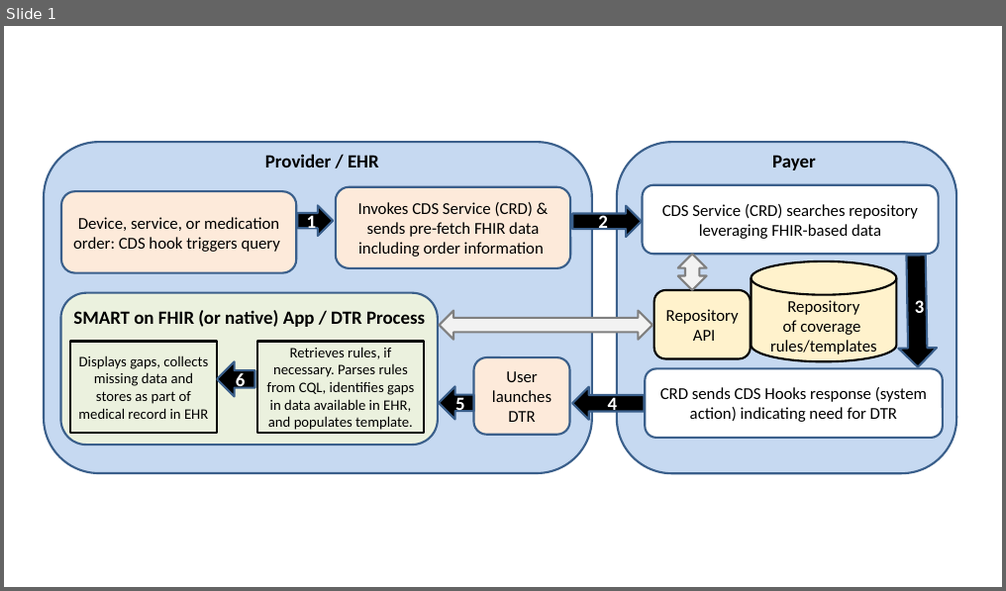
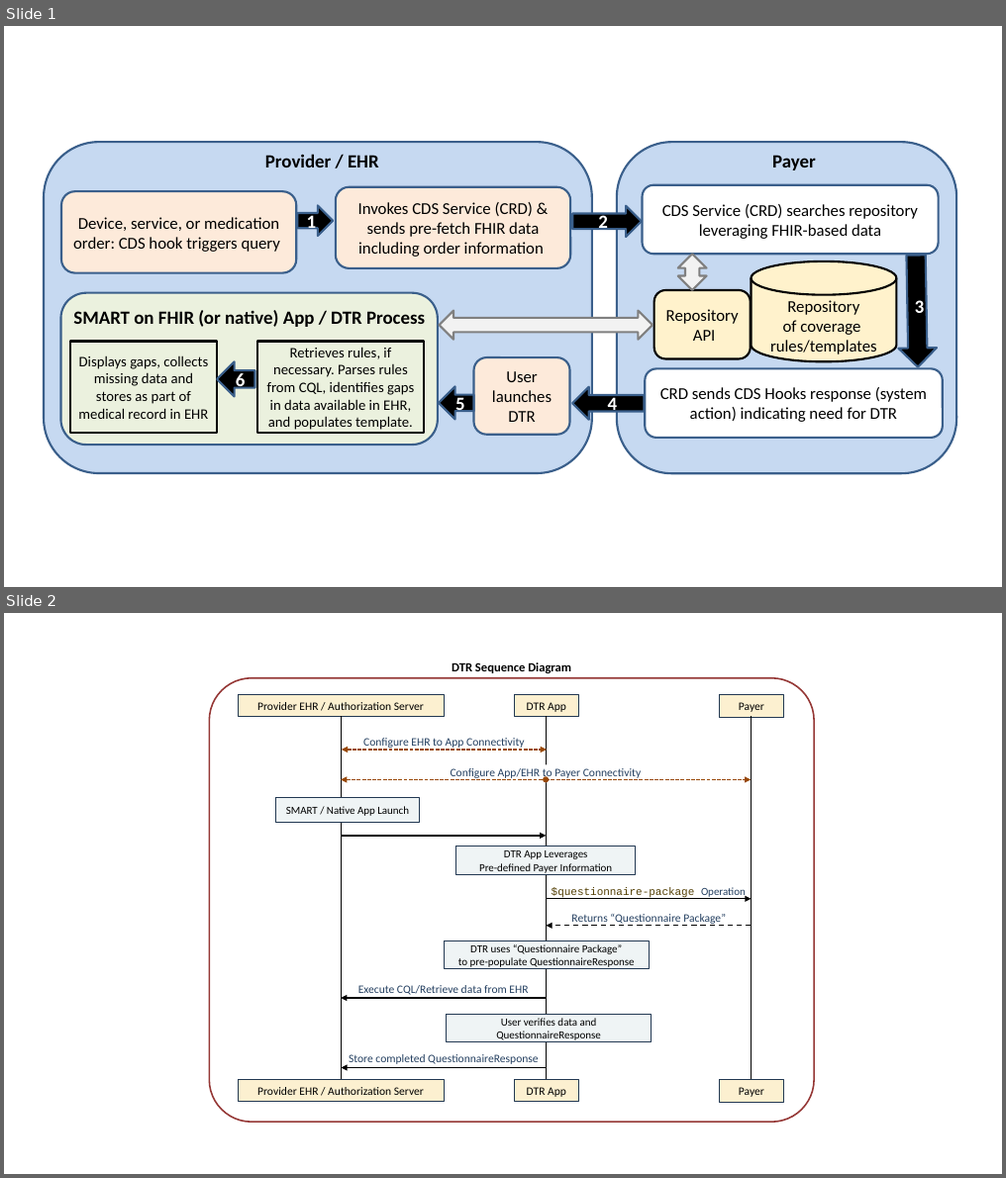
Before and after one commit to HL7/davinci-dtr, a slide deck: input/images-source/CRD_DTR_Flow.pptx. Shown one above the other, each under a label of ours: slide 1 before the commit, slides 1 and 2 after it. The pictures are 1006x591 and 1006x1178 pixels, drawn with LibreOffice and Linux fonts; fonts in the diff are those of the drawing. Boxes give left, top, right and bottom in pixels: in the first picture for what was removed or moved away, otherwise in the second. Text is boxed around its words. In the diff, an @@ line names an element or a change of style, - is before the commit and + after.

```diff
--- a/input/images-source/CRD_DTR_Flow.pptx
+++ b/input/images-source/CRD_DTR_Flow.pptx
@@ slide 2 added at box(4, 613, 1002, 1174), background #FFFFFF @@
@@ text added at box(451, 663, 571, 673), 12 pt, text #000000, bold @@
+DTR Sequence Diagram
@@ rounded rectangle added at box(209, 678, 814, 1122), outline #953735 1.5 pt @@
@@ rectangle added at box(239, 694, 445, 717), fill #FCF0D0, outline #233953 1 pt, 11 pt, text #000000 @@
+Provider EHR / Authorization Server
@@ rectangle added at box(515, 694, 579, 717), fill #FCF0D0, outline #233953 1 pt, 11 pt, text #000000 @@
+DTR App
@@ rectangle added at box(720, 694, 784, 717), fill #FCF0D0, outline #233953 1 pt, 11 pt, text #000000 @@
+Payer
@@ line added from (341, 716) to (341, 1081), #000000 1.25 pt @@
@@ line added from (546, 716) to (546, 1081), #000000 1.25 pt @@
@@ line added from (751, 716) to (751, 1081), #000000 1.25 pt @@
@@ double arrow added from (342, 750) to (547, 750), #984807 1.25 pt dashed @@
@@ text added at box(363, 738, 524, 750), 11 pt, text #254061 @@
+Configure EHR to App Connectivity
@@ arrow added from (546, 780) to (341, 780), #984807 1.25 pt dashed @@
@@ rectangle added at box(427, 765, 664, 783), fill #FFFFFF, 11 pt, text #254061 @@
+Configure App/EHR to Payer Connectivity
@@ ellipse added at box(543, 777, 549, 783), fill #984807 @@
@@ arrow added from (546, 780) to (751, 780), #984807 1.25 pt dashed @@
@@ rectangle added at box(275, 798, 420, 823), fill #EFF4F5, outline #233953 1 pt, 10.5 pt, text #000000 @@
+SMART / Native App Launch
@@ arrow added from (341, 836) to (546, 836), #000000 1.25 pt @@
@@ rectangle added at box(456, 847, 636, 875), fill #EFF4F5, outline #233953 1 pt, 10.5 pt, text #000000 @@
+DTR App Leverages
+Pre-defined Payer Information
@@ arrow added from (546, 899) to (751, 899), #000000 1.25 pt @@
@@ text added at box(551, 887, 746, 898), 10.5 pt, text #533F05 @@
+$questionnaire-package Operation
@@ arrow added from (751, 926) to (546, 926), #000000 1.25 pt dashed @@
@@ text added at box(571, 914, 726, 924), 11 pt, text #254061 @@
+Returns “Questionnaire Package”
@@ rectangle added at box(445, 942, 649, 969), fill #EFF4F5, outline #233953 1 pt, 10.5 pt, text #000000 @@
+DTR uses “Questionnaire Package”
+to pre-populate QuestionnaireResponse
@@ arrow added from (546, 998) to (341, 998), #000000 1.25 pt @@
@@ text added at box(358, 985, 528, 995), 11 pt, text #254061 @@
+Execute CQL/Retrieve data from EHR
@@ rectangle added at box(447, 1015, 651, 1043), fill #EFF4F5, outline #233953 1 pt, 10.5 pt, text #000000 @@
+User verifies data and QuestionnaireResponse
@@ text added at box(349, 1055, 538, 1064), 11 pt, text #254061 @@
+Store completed QuestionnaireResponse
@@ rectangle added at box(239, 1079, 445, 1102), fill #FCF0D0, outline #233953 1 pt, 11 pt, text #000000 @@
+Provider EHR / Authorization Server
@@ arrow added from (546, 1068) to (341, 1068), #000000 1.25 pt @@
@@ rectangle added at box(515, 1079, 579, 1102), fill #FCF0D0, outline #233953 1 pt, 11 pt, text #000000 @@
+DTR App
@@ rectangle added at box(720, 1080, 784, 1103), fill #FCF0D0, outline #233953 1 pt, 11 pt, text #000000 @@
+Payer
```
Also in this commit, not shown: 1 slide changed.
